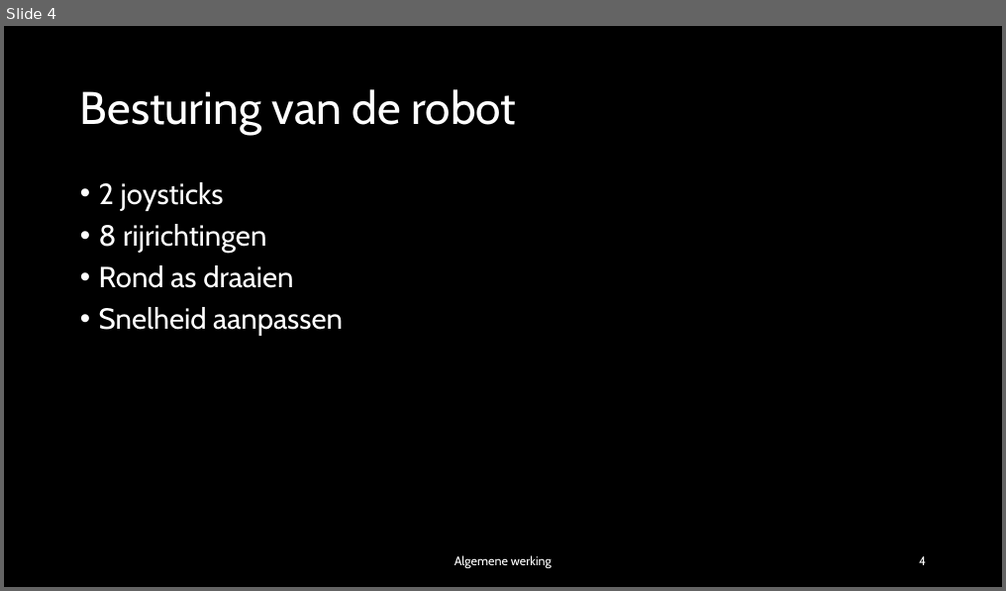
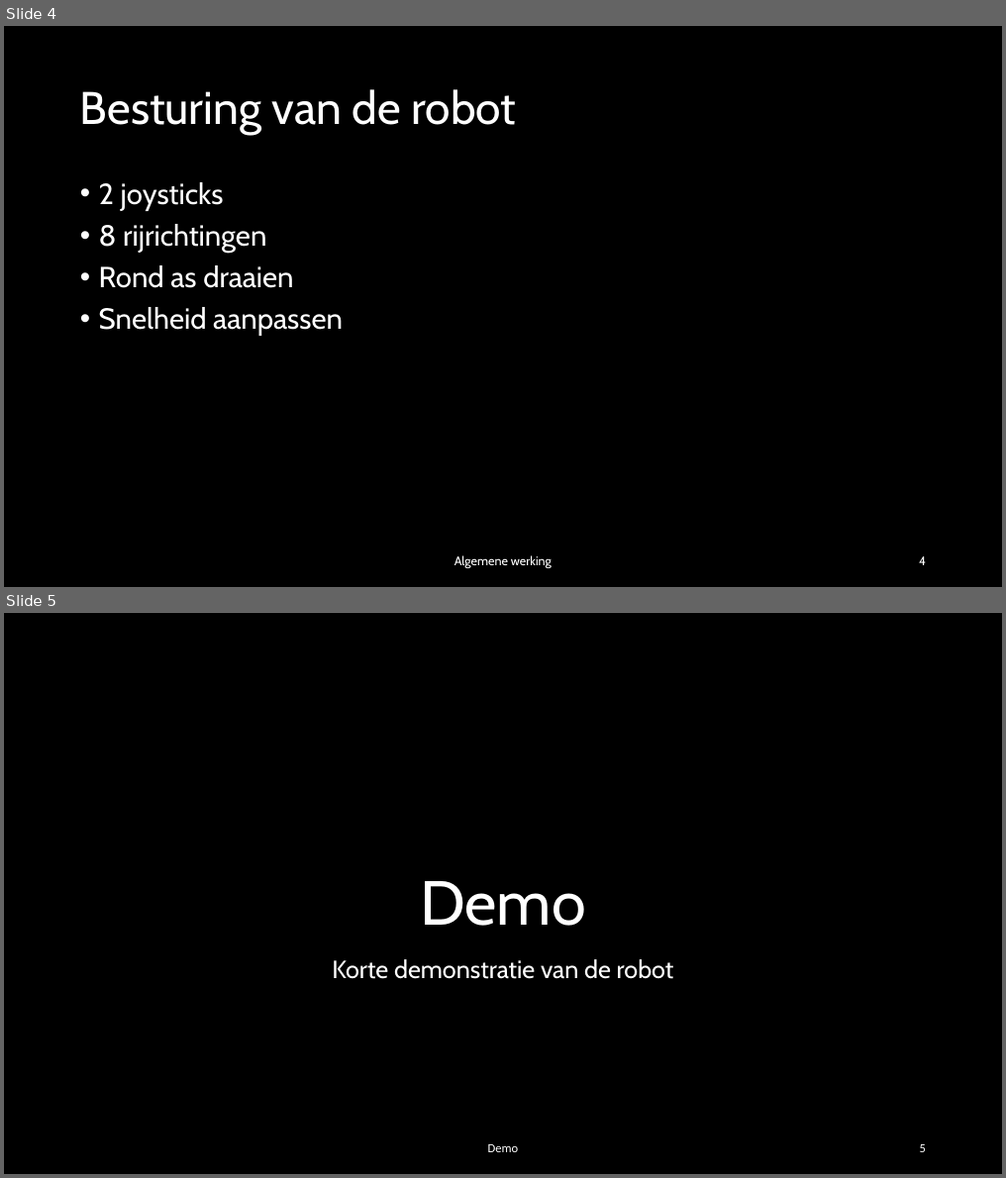
Before and after one commit to Nowie69/Eindproject-Robot-6ICW, a slide deck: Robot met mecanum wheels.pptx. Shown one above the other, each under a label of ours: slide 4 before the commit, slides 4 and 5 after it. The pictures are 1006x591 and 1006x1178 pixels, drawn with LibreOffice and Linux fonts; fonts in the diff are those of the drawing; background and template pictures are left out. Boxes give left, top, right and bottom in pixels: in the first picture for what was removed or moved away, otherwise in the second. Text is boxed around its words. In the diff, an @@ line names an element or a change of style, - is before the commit and + after.

```diff
--- a/Robot met mecanum wheels.pptx
+++ b/Robot met mecanum wheels.pptx
@@ slide 5 added at (x1=4, y1=613, x2=1002, y2=1174), background picture (left out) @@
@@ title added at (x1=420, y1=881, x2=586, y2=926), 60 pt, text #FFFFFF @@
+Demo
@@ text added at (x1=332, y1=959, x2=674, y2=979), 24 pt, text #FFFFFF @@
+Korte demonstratie van de robot
@@ text added at (x1=488, y1=1145, x2=519, y2=1153), 12 pt, text #FFFFFF @@
+Demo
@@ page number added at (x1=920, y1=1145, x2=926, y2=1153), 12 pt, text #FFFFFF @@
+5
```
Also in this commit, not shown: 3 slides changed, 7 other slides added, 1 other file.
